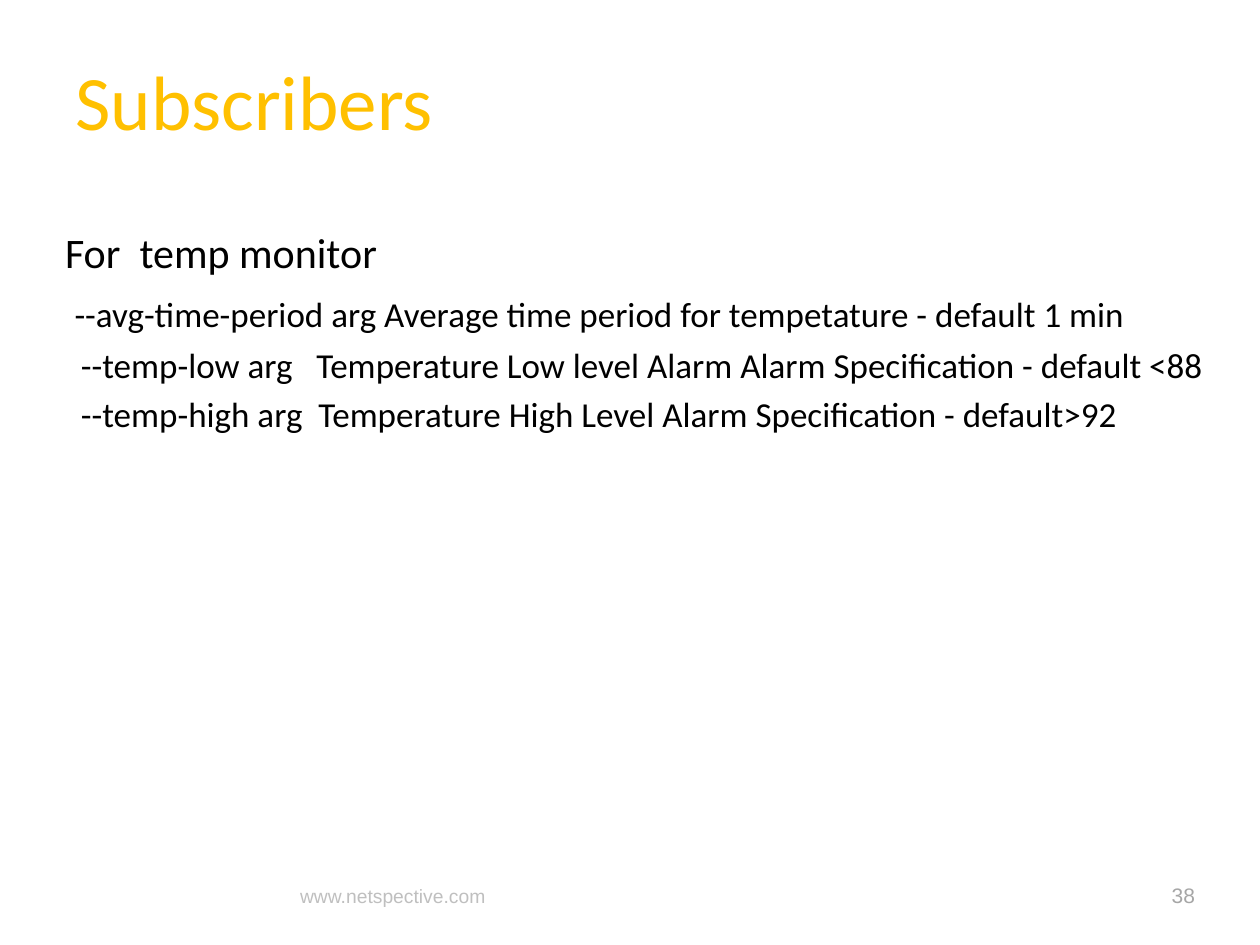
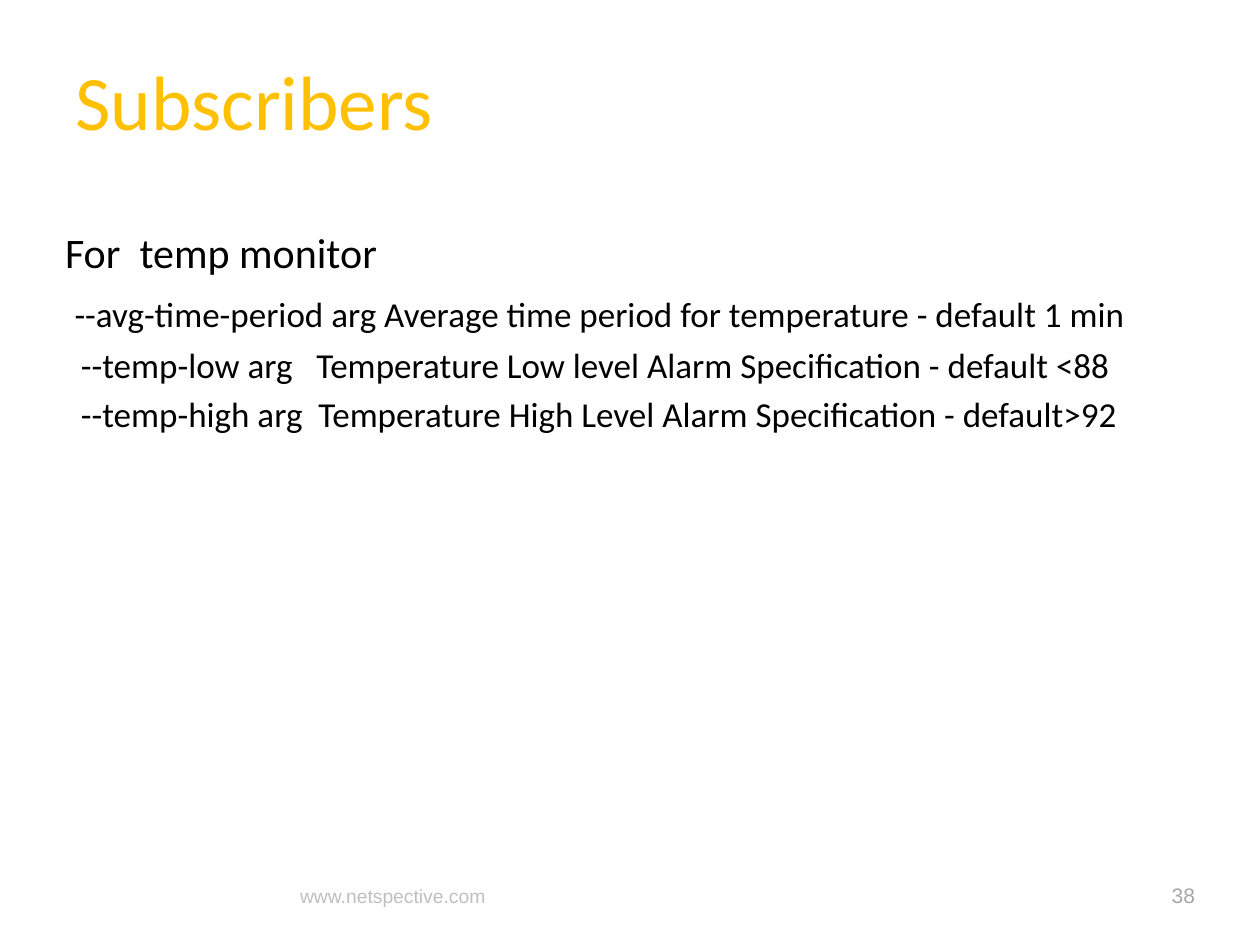
Before and after one commit to netspective/fluent, a slide deck: slide 38 of support/documents/Covidien Gateway Prototype Project Status and Plan.pptx. Drawn at 1260x945 pixels with LibreOffice and Linux fonts; fonts in the diff are those of the drawing; background and template pictures are left out. Boxes give left, top, right and bottom in pixels: in the first picture for what was removed or moved away, otherwise in the second. Text is boxed around its words. In the diff, an @@ line names an element or a change of style, - is before the commit and + after.

Commit message:
Typo Changes and PPT updated

```diff
--- a/support/documents/Covidien Gateway Prototype Project Status and Plan.pptx
+++ b/support/documents/Covidien Gateway Prototype Project Status and Plan.pptx
@@ text at [75, 302, 1124, 384]: text changed @@
---avg-time-period arg Average time period for tempetature - default 1 min
---temp-low arg Temperature Low level Alarm Alarm Specification - default <88
+--avg-time-period arg Average time period for temperature - default 1 min
+--temp-low arg Temperature Low level Alarm Specification - default <88
```
Also in this commit, not shown: 9 other slides changed, 16 slides added, 4 other files.
